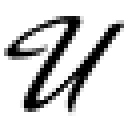
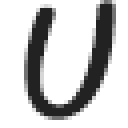
Revision of a layered 128×128 image; what changed, layer by layer:
removed layer "Layer 1" over [4, 16, 124, 116]
added layer "U" above "Rounded Rectangle 1" over [24, 0, 116, 120]
renamed "Color Fill 1" to "Rounded Rectangle 1", painted on it over [4, 0, 124, 120]
